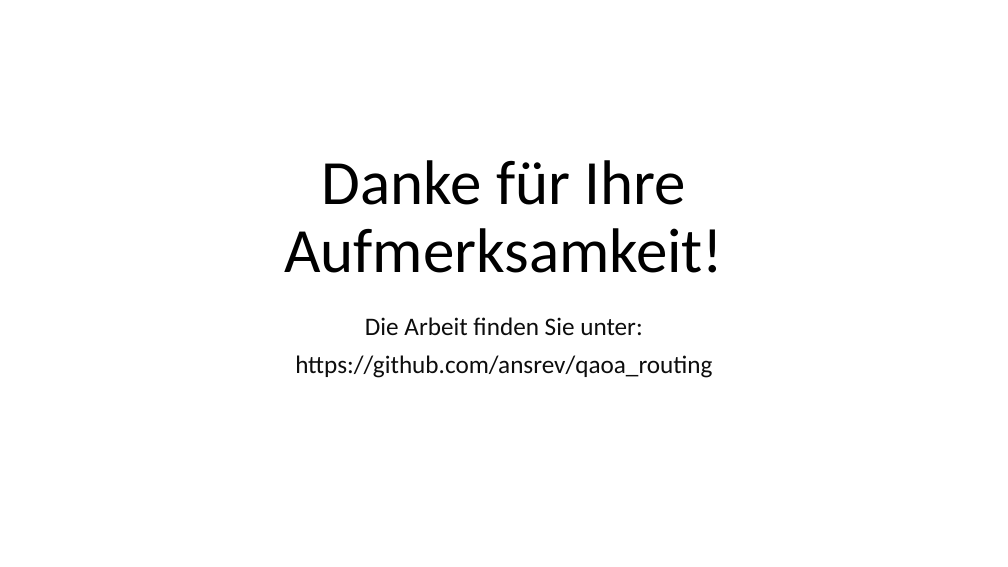
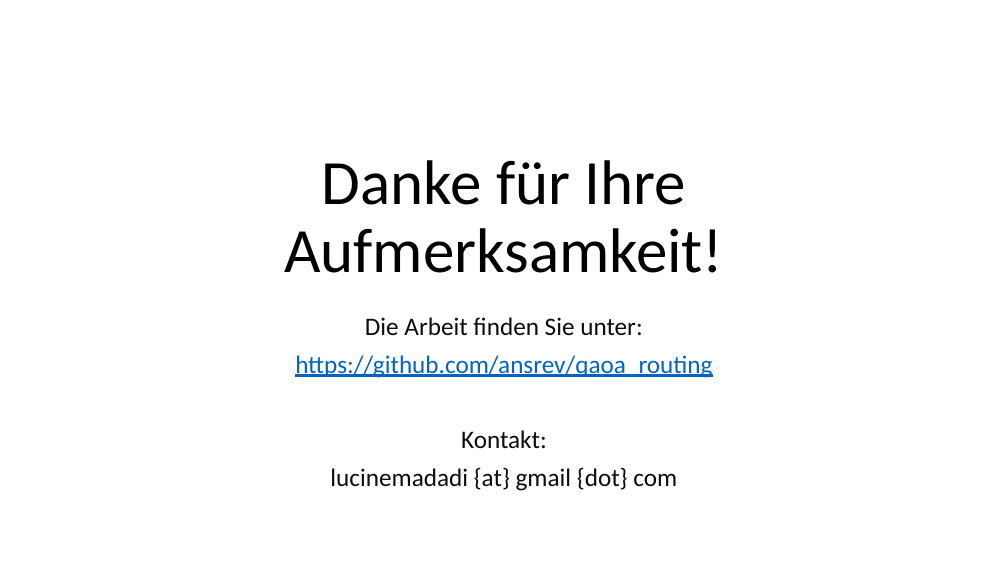
Before and after one commit to ansrev/qaoa_routing, a slide deck: slide 35 of BA-presentation.pptx. Drawn at 1008x567 pixels with LibreOffice and Linux fonts; fonts in the diff are those of the drawing. Boxes give left, top, right and bottom in pixels: in the first picture for what was removed or moved away, otherwise in the second. Text is boxed around its words. In the diff, an @@ line names an element or a change of style, - is before the commit and + after.

Commit message:
update presentation

```diff
--- a/BA-presentation.pptx
+++ b/BA-presentation.pptx
@@ subtitle at (x1=295, y1=355, x2=712, y2=378): text colour #0D0D0D to #0563C1, underline on in "https://github.com/ansrev/qaoa_routing" @@
@@ subtitle at (x1=330, y1=430, x2=677, y2=491): paragraphs added @@
+Kontakt:
+lucinemadadi {at} gmail {dot} com
```
